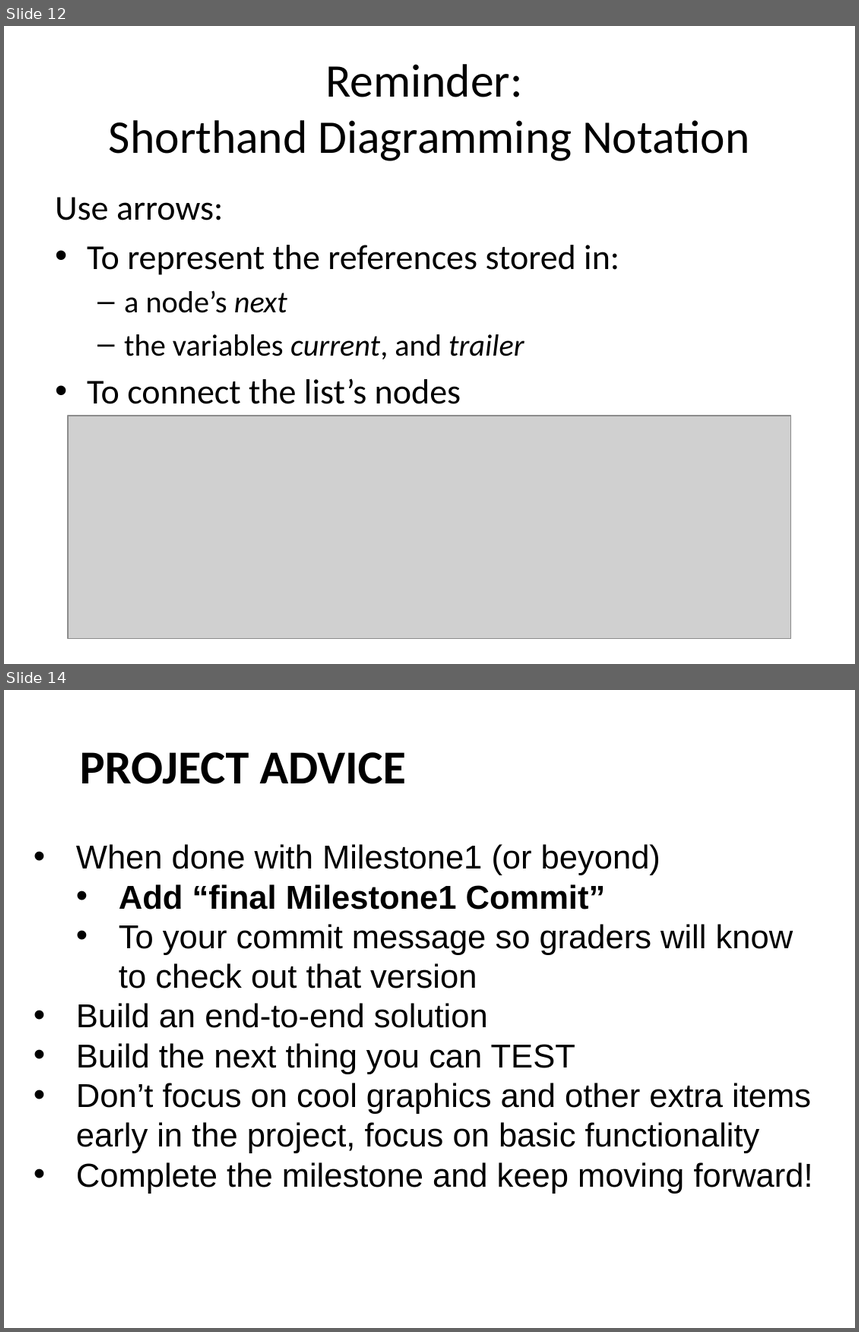
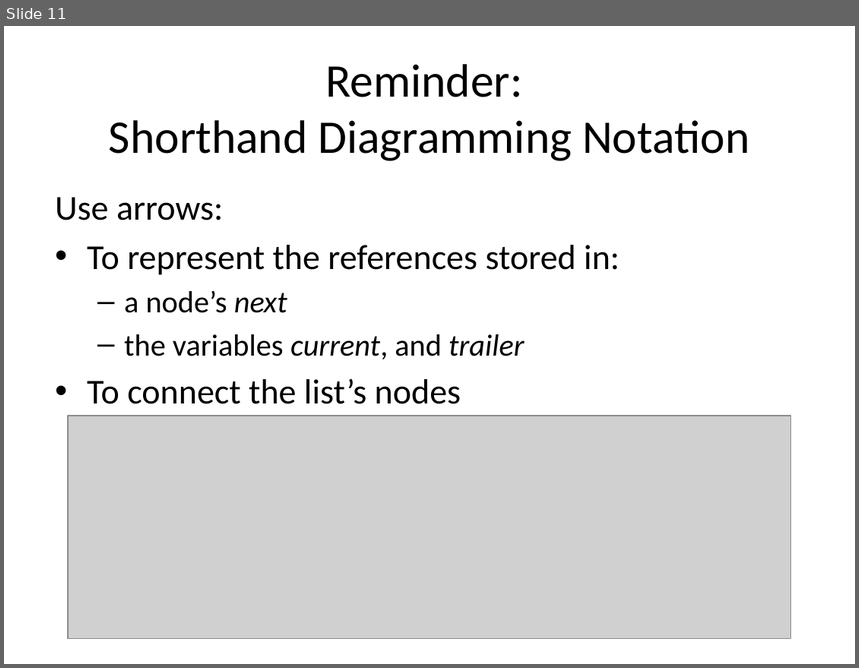
Before and after one commit to RHIT-CSSE/csse220, a slide deck: ClassMaterials/LinkedLists/Slides/Part1-LinkedLists.pptx. Shown one above the other, each under a label of ours: slides 12 and 14 before the commit, slide 11 after it; the slides between them are not shown. The pictures are 859x1332 and 859x668 pixels, drawn with LibreOffice and Linux fonts; fonts in the diff are those of the drawing; grey boxes stand for pictures. Boxes give left, top, right and bottom in pixels: in the first picture for what was removed or moved away, otherwise in the second. Text is boxed around its words. In the diff, an @@ line names an element or a change of style, - is before the commit and + after.

```diff
--- a/ClassMaterials/LinkedLists/Slides/Part1-LinkedLists.pptx
+++ b/ClassMaterials/LinkedLists/Slides/Part1-LinkedLists.pptx
@@ slide 14 removed at bbox=[4, 690, 855, 1328], background #FFFFFF @@
@@ title removed at bbox=[80, 752, 406, 784] @@
-PROJECT ADVICE
@@ text removed at bbox=[76, 844, 813, 1194] @@
-• When done with Milestone1 (or beyond)
-  • Add “final Milestone1 Commit”
-  • To your commit message so graders will know to check out that version
-• Build an end-to-end solution
-• Build the next thing you can TEST
-• Don’t focus on cool graphics and other extra items early in the project, focus on basic functionality
-• Complete the milestone and keep moving forward!
@@ what was slide 12 is now slide 11 @@
```
Also in this commit, not shown: 2 slides changed, 1 slide added, 4 other slides removed, 47 other files.
